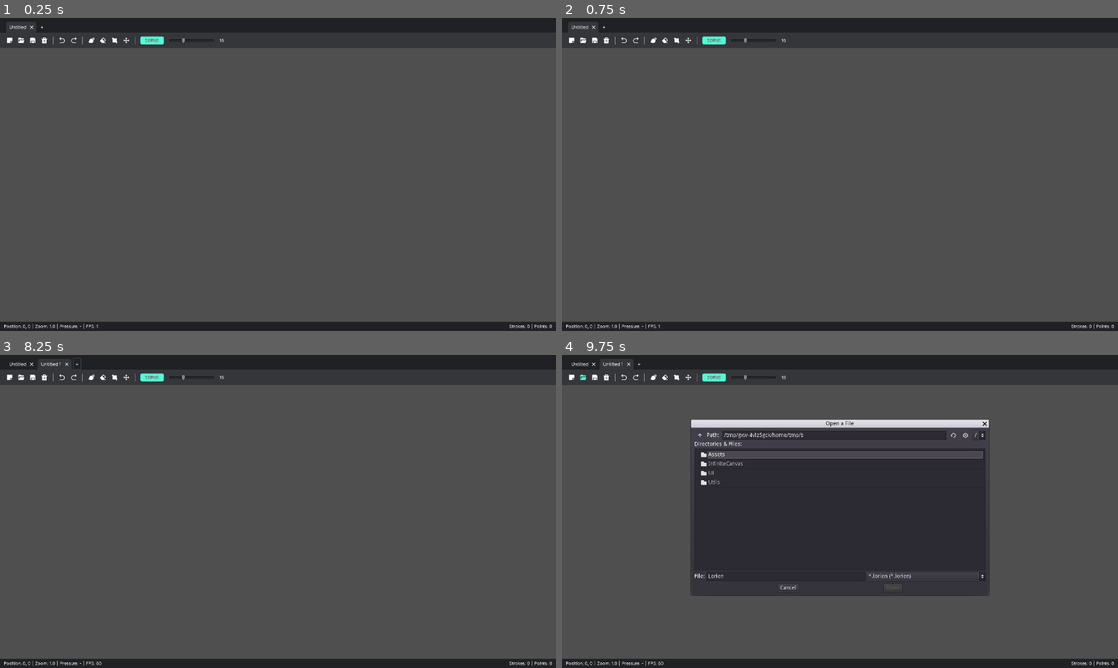
Above: before the commit, frames 1-4 (two rows, left to right).
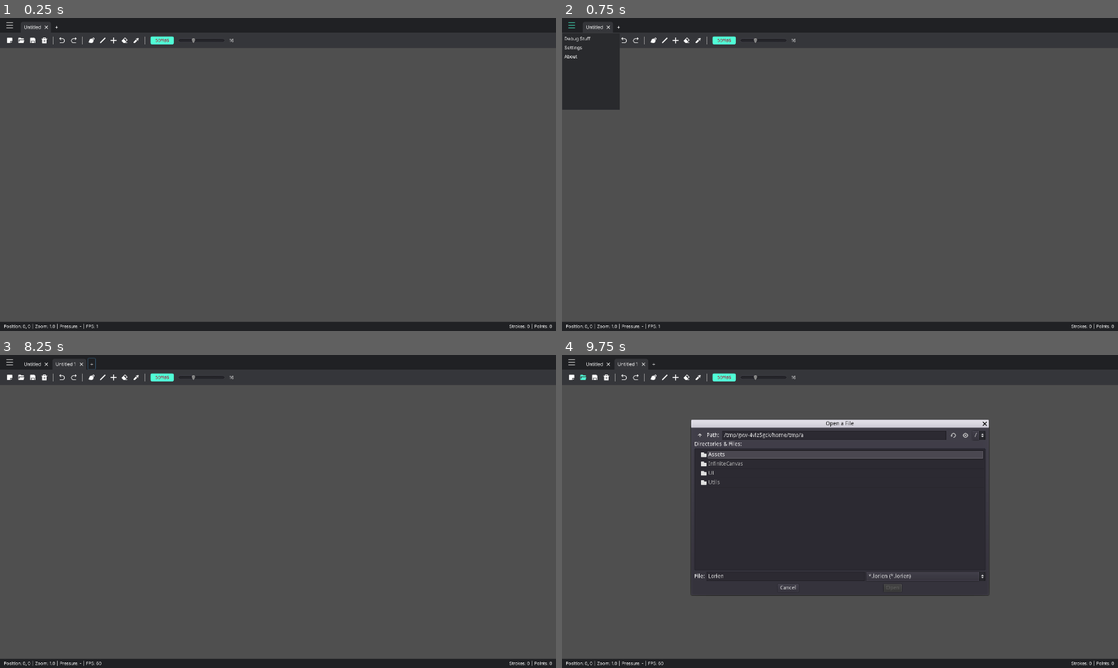
Above: after the commit, the same moments.

Repository: Epsilon0xCell/Lorien
Game: Godot game, scene res://Main.tscn
The game is run twice, just before and just after one commit, with the same random seed, the same clock (stepped at 60 frames per second) and the same inputs. The engine's default icon, where the game draws it, is replaced by a stand-in: a white triangle on a blue panel in a dark square.
Inputs (mouse positions are in pixels of both pictures, inside the frame that each line leads up to):
- Up to frame 1 (0.25 s): no input
- Up to frame 2 (0.75 s): click (573, 24) at 0.52 s
- Up to frame 3 (8.25 s): click (116, 376) at 1.27 s; click (100, 376) at 2.02 s; click (127, 376) at 2.77 s; click (111, 376) at 3.52 s; click "50ffd6" at 4.25 s; click (139, 376) at 5.02 s; click (11, 376) at 5.77 s; click (11, 376) at 6.52 s; click "Untitled" at 7.25 s; click "+" at 8 s
- Up to frame 4 (9.75 s): click "Untitled 1" at 8.75 s; click (584, 376) at 9.5 s

The runs differ from the first frame. In frame 1, 0.3% of the frame differs, in the area x 1-42%, y 1-9%; in frame 2, 2.4%, in the area x 0-42%, y 1-30%; in frame 3, 0.3%; in frame 4, 0.3%.

Commit message:
Refactoring

Diff:
--- a/lorien/Config.gd
+++ b/lorien/Config.gd
@@ -7,4 +7,3 @@
 const DEFAULT_BRUSH_COLOR 			:= Color("50ffd6")
 const DEFAULT_BRUSH_SIZE			:= 16
 const DEFAULT_FILE_DIALOG_PATH 		:= "C:/Users/mbrla/Desktop/Lorien"
-const DRAW_DEBUG_POINTS				:= false
--- a/lorien/InfiniteCanvas/InfiniteCanvas.gd
+++ b/lorien/InfiniteCanvas/InfiniteCanvas.gd
@@ -12,24 +12,24 @@
 	var current_brush_position: Vector2
 
 # -------------------------------------------------------------------------------------------------
-#onready var _viewport: Viewport = $Viewport
 onready var _line2d_container: Node2D = $Viewport/Strokes
 onready var _camera: Camera2D = $Viewport/Camera2D
 onready var _cursor: Node2D = $Viewport/BrushCursor
 
 export var pressure_curve: Curve
+export var brush_color := Color("50ffd6")
+export var brush_size := 16 setget set_brush_size
+export var draw_debug_points := false
 var _current_line_2d: Line2D
 var _brush_strokes := []
 var _current_brush_stroke: BrushStroke
 var info := Info.new()
 var _last_mouse_motion: InputEventMouseMotion
-var _current_brush_color := Config.DEFAULT_BRUSH_COLOR
-var _current_brush_size := Config.DEFAULT_BRUSH_SIZE
 var _is_enabled := false
 
 # -------------------------------------------------------------------------------------------------
 func _ready():
-	_cursor.change_size(_current_brush_size)
+	_cursor.change_size(brush_size)
 
 # -------------------------------------------------------------------------------------------------
 func _input(event: InputEvent) -> void:
@@ -41,9 +41,9 @@
 		if event is InputEventMouseButton:
 			if event.button_index == BUTTON_LEFT:
 				if event.pressed:
-					start_new_line(_current_brush_color, _current_brush_size)
+					start_new_line()
 				else:
-					end_line(Config.DRAW_DEBUG_POINTS)
+					end_line()
 
 # -------------------------------------------------------------------------------------------------
 func _physics_process(delta: float) -> void:
@@ -94,7 +94,7 @@
 	_is_enabled = false
 
 # -------------------------------------------------------------------------------------------------
-func start_new_line(brush_color: Color, brush_size: float = 6) -> void:
+func start_new_line() -> void:
 	_current_line_2d = _make_empty_line2d()
 	_current_line_2d.width = brush_size
 	_current_line_2d.default_color = brush_color
@@ -110,7 +110,7 @@
 	_current_brush_stroke.apply(_current_line_2d)
 
 # -------------------------------------------------------------------------------------------------
-func end_line(draw_debug_points: bool = true) -> void:
+func end_line() -> void:
 	if _current_line_2d != null:
 		if _current_line_2d.points.empty():
 			_line2d_container.call_deferred("remove_child", _current_line_2d)
@@ -137,7 +137,7 @@
 		s.global_position = p
 
 # -------------------------------------------------------------------------------------------------
-func add_strokes(strokes: Array, draw_debug_points: bool = true) -> void:
+func add_strokes(strokes: Array) -> void:
 	_brush_strokes.append_array(strokes)
 	for stroke in strokes:
 		var line := _make_empty_line2d()
@@ -159,13 +159,10 @@
 		_line2d_container.remove_child(line)
 		_brush_strokes.pop_back()
 
-# -------------------------------------------------------------------------------------------------
-func set_brush_color(color: Color) -> void:
-	_current_brush_color = color
 
 # -------------------------------------------------------------------------------------------------
 func set_brush_size(size: int) -> void:
-	_current_brush_size = size
+	brush_size = size
 	_cursor.change_size(size)
 
 # -------------------------------------------------------------------------------------------------
--- a/lorien/InfiniteCanvas/pressure_curve.tres
+++ b/lorien/InfiniteCanvas/pressure_curve.tres
@@ -1,4 +1,4 @@
 [gd_resource type="Curve" format=2]
 
 [resource]
-_data = [ Vector2( 0, 0.149123 ), 0.0, 0.0, 0, 0, Vector2( 0.68125, 0.508772 ), 1.24756, 1.24756, 0, 0, Vector2( 1, 1 ), 2.90727, 0.0, 0, 0 ]
+_data = [ Vector2( 0, 0.149123 ), 0.0, 0.0, 0, 0, Vector2( 0.68125, 0.508772 ), 1.12275, 1.12275, 0, 0, Vector2( 1, 1 ), 1.71336, 0.0, 0, 0 ]
--- a/lorien/Main.gd
+++ b/lorien/Main.gd
@@ -33,7 +33,7 @@
 
 # -------------------------------------------------------------------------------------------------
 func _on_brush_color_changed(color: Color) -> void:
-	_canvas.set_brush_color(color)
+	_canvas.brush_color = color
 
 # -------------------------------------------------------------------------------------------------
 func _on_brush_size_changed(size: int) -> void:
@@ -59,7 +59,7 @@
 
 	# add strokes to canvas
 	_canvas.clear()
-	_canvas.add_strokes(savefile.strokes, Config.DRAW_DEBUG_POINTS)
+	_canvas.add_strokes(savefile.strokes)
 
 # -------------------------------------------------------------------------------------------------
 func _on_save_file(filepath: String) -> void:
--- a/lorien/Main.tscn
+++ b/lorien/Main.tscn
@@ -77,10 +77,10 @@
 }
 
 [node name="ColorPicker" type="ColorPicker" parent="ColorpickerPopup/PanelContainer"]
-margin_left = 212.0
-margin_top = 212.0
-margin_right = 520.0
-margin_bottom = 650.0
+margin_left = 220.0
+margin_top = 220.0
+margin_right = 528.0
+margin_bottom = 658.0
 edit_alpha = false
 __meta__ = {
 "_edit_use_anchors_": false
--- /dev/null
+++ b/lorien/UI/Components/UIFlatTextureButton.gd
@@ -0,0 +1,24 @@
+extends TextureButton
+
+# -------------------------------------------------------------------------------------------------
+export var hover_tint := Color.white
+var _normal_tint: Color
+
+# -------------------------------------------------------------------------------------------------
+func _ready() -> void:
+	_normal_tint = self_modulate
+	connect("mouse_entered", self, "_on_mouse_entered")
+	connect("mouse_exited", self, "_on_mouse_exited")
+
+# -------------------------------------------------------------------------------------------------
+func _exit_tree() -> void:
+	disconnect("mouse_entered", self, "_on_mouse_entered")
+	disconnect("mouse_exited", self, "_on_mouse_exited")
+
+# -------------------------------------------------------------------------------------------------
+func _on_mouse_entered() -> void:
+	self_modulate = hover_tint
+
+# -------------------------------------------------------------------------------------------------
+func _on_mouse_exited() -> void:
+	self_modulate = _normal_tint
--- a/lorien/UI/Components/UIWindowButton.gd
+++ /dev/null
@@ -1,36 +0,0 @@
-tool
-extends Control
-class_name UIWindowButton
-
-signal pressed
-
-# -------------------------------------------------------------------------------------------------
-export var hover_background: Color
-export var hover_texture: Color
-export var texture: Texture
-
-onready var _background: ColorRect = $ColorRect
-onready var _texture_button: TextureButton = $TextureButton
-
-var _original_background_color: Color
-var _original_texture_color: Color
-
-# -------------------------------------------------------------------------------------------------
-func _ready():
-	_original_background_color = _background.color
-	_original_texture_color = _texture_button.self_modulate
-	_texture_button.texture_normal = texture
-
-# -------------------------------------------------------------------------------------------------
-func _on_TextureButton_mouse_entered():
-	_texture_button.self_modulate = hover_texture
-	_background.color = hover_background
-
-# -------------------------------------------------------------------------------------------------
-func _on_TextureButton_mouse_exited():
-	_texture_button.self_modulate = _original_texture_color
-	_background.color = _original_background_color
-
-# -------------------------------------------------------------------------------------------------
-func _on_TextureButton_pressed():
-	emit_signal("pressed")
--- a/lorien/UI/Components/UIWindowButton.tscn
+++ /dev/null
@@ -1,29 +0,0 @@
-[gd_scene load_steps=3 format=2]
-
-[ext_resource path="res://Assets/Icons/window_close_white.png" type="Texture" id=1]
-[ext_resource path="res://UI/Components/UIWindowButton.gd" type="Script" id=2]
-
-[node name="UIWindowButton" type="Control"]
-margin_right = 38.0
-margin_bottom = 38.0
-rect_min_size = Vector2( 38, 38 )
-script = ExtResource( 2 )
-__meta__ = {
-"_edit_use_anchors_": false
-}
-
-[node name="ColorRect" type="ColorRect" parent="."]
-anchor_right = 1.0
-anchor_bottom = 1.0
-color = Color( 1, 1, 1, 0 )
-
-[node name="TextureButton" type="TextureButton" parent="."]
-anchor_right = 1.0
-anchor_bottom = 1.0
-texture_normal = ExtResource( 1 )
-expand = true
-stretch_mode = 3
-
-[connection signal="mouse_entered" from="TextureButton" to="." method="_on_TextureButton_mouse_entered"]
-[connection signal="mouse_exited" from="TextureButton" to="." method="_on_TextureButton_mouse_exited"]
-[connection signal="pressed" from="TextureButton" to="." method="_on_TextureButton_pressed"]
--- a/lorien/UI/UITitlebar.gd
+++ b/lorien/UI/UITitlebar.gd
@@ -54,3 +54,7 @@
 	 # TODO; dont do this here. this should be handled in Main.gd or somewehre with business logic
 	var tab := add_tab("Untitled %s" % _file_tabs.get_child_count(), "")
 	set_tab_active(tab)
+
+# -------------------------------------------------------------------------------------------------
+func _on_MenuButton_pressed():
+	get_node(_menu_popup_path).popup()
--- a/lorien/UI/UITitlebar.tscn
+++ b/lorien/UI/UITitlebar.tscn
@@ -1,7 +1,9 @@
-[gd_scene load_steps=3 format=2]
+[gd_scene load_steps=5 format=2]
 
 [ext_resource path="res://UI/Themes/theme_dark.tres" type="Theme" id=1]
 [ext_resource path="res://UI/UITitlebar.gd" type="Script" id=2]
+[ext_resource path="res://Assets/Icons/menu_white.png" type="Texture" id=3]
+[ext_resource path="res://UI/Components/UIFlatTextureButton.gd" type="Script" id=4]
 
 [node name="UITitlebar" type="Panel"]
 anchor_right = 1.0
@@ -23,15 +25,35 @@
 "_edit_use_anchors_": false
 }
 
-[node name="VSeparator2" type="VSeparator" parent="Left"]
+[node name="VSeparator3" type="VSeparator" parent="Left"]
 margin_right = 12.0
 margin_bottom = 38.0
 mouse_filter = 2
 custom_constants/separation = 12
 
+[node name="MenuButton" type="TextureButton" parent="Left"]
+modulate = Color( 0.776471, 0.776471, 0.776471, 1 )
+margin_left = 16.0
+margin_top = 10.0
+margin_right = 34.0
+margin_bottom = 28.0
+size_flags_horizontal = 6
+size_flags_vertical = 6
+texture_normal = ExtResource( 3 )
+stretch_mode = 3
+script = ExtResource( 4 )
+hover_tint = Color( 0.313726, 1, 0.839216, 1 )
+
+[node name="VSeparator2" type="VSeparator" parent="Left"]
+margin_left = 38.0
+margin_right = 50.0
+margin_bottom = 38.0
+mouse_filter = 2
+custom_constants/separation = 12
+
 [node name="Tabs" type="HBoxContainer" parent="Left"]
-margin_left = 16.0
-margin_right = 66.0
+margin_left = 54.0
+margin_right = 104.0
 margin_bottom = 38.0
 rect_min_size = Vector2( 50, 38 )
 __meta__ = {
@@ -39,12 +61,13 @@
 }
 
 [node name="NewFileButton" type="Button" parent="Left"]
-margin_left = 70.0
+margin_left = 108.0
 margin_top = 8.0
-margin_right = 91.0
+margin_right = 129.0
 margin_bottom = 38.0
 size_flags_vertical = 8
 text = "+"
 flat = true
 
+[connection signal="pressed" from="Left/MenuButton" to="." method="_on_MenuButton_pressed"]
 [connection signal="pressed" from="Left/NewFileButton" to="." method="_on_NewFileButton_pressed"]
--- a/lorien/UI/UIToolbar.gd
+++ b/lorien/UI/UIToolbar.gd
@@ -45,7 +45,7 @@
 func _on_UndoButton_pressed(): emit_signal("undo_action")
 func _on_RedoButton_pressed(): emit_signal("redo_action")
 
-
+# -------------------------------------------------------------------------------------------------
 func _on_OpenFileButton_pressed():
 	var file_dialog: FileDialog = get_node(_file_dialog_path)
 	file_dialog.mode = FileDialog.MODE_OPEN_FILE
@@ -53,11 +53,11 @@
 	file_dialog.connect("popup_hide", self, "_on_file_dialog_closed")
 	file_dialog.popup_centered()
 
-
+# -------------------------------------------------------------------------------------------------
 func _on_file_selected_to_open(filepath: String) -> void:
 	emit_signal("open_file", filepath)
 
-
+# -------------------------------------------------------------------------------------------------
 func _on_SaveFileButton_pressed():
 	var file_dialog: FileDialog = get_node(_file_dialog_path)
 	file_dialog.mode = FileDialog.MODE_SAVE_FILE
@@ -65,50 +65,32 @@
 	file_dialog.connect("popup_hide", self, "_on_file_dialog_closed")
 	file_dialog.popup_centered()
 
-
+# -------------------------------------------------------------------------------------------------
 func _on_file_selected_to_save(filepath: String) -> void:
 	emit_signal("save_file", filepath)
 
-
+# -------------------------------------------------------------------------------------------------
 func _on_file_dialog_closed() -> void:
 	var file_dialog: FileDialog = get_node(_file_dialog_path)
 	Utils.remove_signal_connections(file_dialog, "file_selected")
 	Utils.remove_signal_connections(file_dialog, "popup_hide")
 
-
+# -------------------------------------------------------------------------------------------------
 func _on_ColorButton_pressed():
 	_color_picker_popup.popup()
 
-
+# -------------------------------------------------------------------------------------------------
 func _on_color_changed(color: Color) -> void:
 	_color_button.get("custom_styles/normal").bg_color = color
-
 	var text_color := color.inverted()
 	_color_button.set("custom_colors/font_color", text_color)
 	_color_button.set("custom_colors/font_color_hover", text_color)
 	_color_button.set("custom_colors/font_color_pressed", text_color)
 	_color_button.text = color.to_html(false)
-
 	emit_signal("brush_color_changed", color)
 
-
+# -------------------------------------------------------------------------------------------------
 func _on_BrushSizeSlider_value_changed(value: float):
 	var new_size := int(value)
 	_brush_size_label.text = "%d" % new_size
 	emit_signal("brush_size_changed", new_size)
-
-
-# Custom hover highlighting
-# -------------------------------------------------------------------------------------------------
-func _on_SaveFileButton_mouse_entered(): _save_button.modulate = BUTTON_HOVER_COLOR
-func _on_SaveFileButton_mouse_exited(): _save_button.modulate = BUTTON_NORMAL_COLOR
-func _on_OpenFileButton_mouse_entered(): _open_button.modulate = BUTTON_HOVER_COLOR
-func _on_OpenFileButton_mouse_exited(): _open_button.modulate = BUTTON_NORMAL_COLOR
-func _on_NewFileButton_mouse_entered(): _new_button.modulate = BUTTON_HOVER_COLOR
-func _on_NewFileButton_mouse_exited(): _new_button.modulate = BUTTON_NORMAL_COLOR
-func _on_ClearCanvasButton_mouse_entered(): _clear_canvas_button.modulate = BUTTON_HOVER_COLOR
-func _on_ClearCanvasButton_mouse_exited(): _clear_canvas_button.modulate = BUTTON_NORMAL_COLOR
-func _on_UndoButton_mouse_entered(): _undo_button.modulate = BUTTON_HOVER_COLOR
-func _on_UndoButton_mouse_exited(): _undo_button.modulate = BUTTON_NORMAL_COLOR
-func _on_RedoButton_mouse_entered(): _redo_button.modulate = BUTTON_HOVER_COLOR
-func _on_RedoButton_mouse_exited(): _redo_button.modulate = BUTTON_NORMAL_COLOR
--- a/lorien/UI/UIToolbar.tscn
+++ b/lorien/UI/UIToolbar.tscn
@@ -9,8 +9,10 @@
 [ext_resource path="res://Assets/Icons/undo_white.png" type="Texture" id=7]
 [ext_resource path="res://Assets/Icons/brush_white.png" type="Texture" id=8]
 [ext_resource path="res://Assets/Icons/eraser_white.png" type="Texture" id=9]
-[ext_resource path="res://Assets/Icons/select_white.png" type="Texture" id=10]
-[ext_resource path="res://Assets/Icons/drag_tool_white.png" type="Texture" id=11]
+[ext_resource path="res://Assets/Icons/color_picker.png" type="Texture" id=10]
+[ext_resource path="res://Assets/Icons/line_tool_white.png" type="Texture" id=11]
+[ext_resource path="res://Assets/Icons/fixed_line_tool.png" type="Texture" id=12]
+[ext_resource path="res://UI/Components/UIFlatTextureButton.gd" type="Script" id=13]
 [ext_resource path="res://Assets/Fonts/font_11.tres" type="DynamicFont" id=14]
 
 [sub_resource type="StyleBoxFlat" id=1]
@@ -62,6 +64,8 @@
 size_flags_horizontal = 4
 size_flags_vertical = 4
 texture_normal = ExtResource( 4 )
+script = ExtResource( 13 )
+hover_tint = Color( 0.313726, 1, 0.839216, 1 )
 
 [node name="OpenFileButton" type="TextureButton" parent="HBoxContainer"]
 margin_left = 46.0
@@ -72,6 +76,8 @@
 size_flags_horizontal = 4
 size_flags_vertical = 4
 texture_normal = ExtResource( 2 )
+script = ExtResource( 13 )
+hover_tint = Color( 0.313726, 1, 0.839216, 1 )
 
 [node name="SaveFileButton" type="TextureButton" parent="HBoxContainer"]
 margin_left = 76.0
@@ -82,6 +88,8 @@
 size_flags_horizontal = 4
 size_flags_vertical = 4
 texture_normal = ExtResource( 1 )
+script = ExtResource( 13 )
+hover_tint = Color( 0.313726, 1, 0.839216, 1 )
 
 [node name="ClearCanvasButton" type="TextureButton" parent="HBoxContainer"]
 margin_left = 106.0
@@ -92,6 +100,8 @@
 size_flags_horizontal = 4
 size_flags_vertical = 4
 texture_normal = ExtResource( 5 )
+script = ExtResource( 13 )
+hover_tint = Color( 0.313726, 1, 0.839216, 1 )
 
 [node name="VSeparator2" type="VSeparator" parent="HBoxContainer"]
 margin_left = 136.0
@@ -111,6 +121,8 @@
 size_flags_horizontal = 4
 size_flags_vertical = 4
 texture_normal = ExtResource( 7 )
+script = ExtResource( 13 )
+hover_tint = Color( 0.313726, 1, 0.839216, 1 )
 
 [node name="RedoButton" type="TextureButton" parent="HBoxContainer"]
 margin_left = 182.0
@@ -121,6 +133,8 @@
 size_flags_horizontal = 4
 size_flags_vertical = 4
 texture_normal = ExtResource( 6 )
+script = ExtResource( 13 )
+hover_tint = Color( 0.313726, 1, 0.839216, 1 )
 
 [node name="VSeparator3" type="VSeparator" parent="HBoxContainer"]
 margin_left = 212.0
@@ -140,40 +154,60 @@
 size_flags_horizontal = 4
 size_flags_vertical = 4
 texture_normal = ExtResource( 8 )
+script = ExtResource( 13 )
+hover_tint = Color( 0.313726, 1, 0.839216, 1 )
+
+[node name="LineButton" type="TextureButton" parent="HBoxContainer"]
+margin_left = 258.0
+margin_top = 12.0
+margin_right = 274.0
+margin_bottom = 28.0
+hint_tooltip = "Brush Tool"
+size_flags_horizontal = 4
+size_flags_vertical = 4
+texture_normal = ExtResource( 11 )
+script = ExtResource( 13 )
+hover_tint = Color( 0.313726, 1, 0.839216, 1 )
+
+[node name="FixedLineButton" type="TextureButton" parent="HBoxContainer"]
+margin_left = 286.0
+margin_top = 12.0
+margin_right = 302.0
+margin_bottom = 28.0
+hint_tooltip = "Brush Tool"
+size_flags_horizontal = 4
+size_flags_vertical = 4
+texture_normal = ExtResource( 12 )
+script = ExtResource( 13 )
+hover_tint = Color( 0.313726, 1, 0.839216, 1 )
 
 [node name="EraserButton" type="TextureButton" parent="HBoxContainer"]
-margin_left = 258.0
-margin_top = 11.0
-margin_right = 276.0
+margin_left = 314.0
+margin_top = 11.0
+margin_right = 332.0
 margin_bottom = 29.0
 hint_tooltip = "Eraser Tool"
 size_flags_horizontal = 4
 size_flags_vertical = 4
 texture_normal = ExtResource( 9 )
-
-[node name="SelectionButton" type="TextureButton" parent="HBoxContainer"]
-margin_left = 288.0
-margin_top = 11.0
-margin_right = 306.0
-margin_bottom = 29.0
-hint_tooltip = "Selection Tool"
+script = ExtResource( 13 )
+hover_tint = Color( 0.313726, 1, 0.839216, 1 )
+
+[node name="ColorPickerButton" type="TextureButton" parent="HBoxContainer"]
+margin_left = 344.0
+margin_top = 11.0
+margin_right = 362.0
+margin_bottom = 29.0
+hint_tooltip = "Eraser Tool"
 size_flags_horizontal = 4
 size_flags_vertical = 4
 texture_normal = ExtResource( 10 )
-
-[node name="DragToolButton" type="TextureButton" parent="HBoxContainer"]
-margin_left = 318.0
-margin_top = 11.0
-margin_right = 336.0
-margin_bottom = 29.0
-hint_tooltip = "Drag Tool"
-size_flags_horizontal = 4
-size_flags_vertical = 4
-texture_normal = ExtResource( 11 )
+script = ExtResource( 13 )
+hover_tint = Color( 0.313726, 1, 0.839216, 1 )
 
 [node name="VSeparator4" type="VSeparator" parent="HBoxContainer"]
-margin_left = 348.0
-margin_right = 352.0
+margin_left = 374.0
+margin_right = 378.0
 margin_bottom = 40.0
 custom_styles/separator = SubResource( 3 )
 __meta__ = {
@@ -181,9 +215,9 @@
 }
 
 [node name="ColorButton" type="Button" parent="HBoxContainer"]
-margin_left = 364.0
+margin_left = 390.0
 margin_top = 10.0
-margin_right = 424.0
+margin_right = 450.0
 margin_bottom = 30.0
 rect_min_size = Vector2( 60, 20 )
 size_flags_vertical = 4
@@ -202,9 +236,9 @@
 }
 
 [node name="BrushSizeSlider" type="HSlider" parent="HBoxContainer"]
-margin_left = 436.0
+margin_left = 462.0
 margin_top = 10.0
-margin_right = 556.0
+margin_right = 582.0
 margin_bottom = 30.0
 rect_min_size = Vector2( 120, 20 )
 size_flags_horizontal = 4
@@ -214,30 +248,18 @@
 value = 5.0
 
 [node name="BrushSizeLabel" type="Label" parent="HBoxContainer"]
-margin_left = 568.0
+margin_left = 594.0
 margin_top = 13.0
-margin_right = 580.0
+margin_right = 606.0
 margin_bottom = 27.0
 custom_fonts/font = ExtResource( 14 )
 text = "12"
 
-[connection signal="mouse_entered" from="HBoxContainer/NewFileButton" to="." method="_on_NewFileButton_mouse_entered"]
-[connection signal="mouse_exited" from="HBoxContainer/NewFileButton" to="." method="_on_NewFileButton_mouse_exited"]
 [connection signal="pressed" from="HBoxContainer/NewFileButton" to="." method="_on_NewFileButton_pressed"]
-[connection signal="mouse_entered" from="HBoxContainer/OpenFileButton" to="." method="_on_OpenFileButton_mouse_entered"]
-[connection signal="mouse_exited" from="HBoxContainer/OpenFileButton" to="." method="_on_OpenFileButton_mouse_exited"]
 [connection signal="pressed" from="HBoxContainer/OpenFileButton" to="." method="_on_OpenFileButton_pressed"]
-[connection signal="mouse_entered" from="HBoxContainer/SaveFileButton" to="." method="_on_SaveFileButton_mouse_entered"]
-[connection signal="mouse_exited" from="HBoxContainer/SaveFileButton" to="." method="_on_SaveFileButton_mouse_exited"]
 [connection signal="pressed" from="HBoxContainer/SaveFileButton" to="." method="_on_SaveFileButton_pressed"]
-[connection signal="mouse_entered" from="HBoxContainer/ClearCanvasButton" to="." method="_on_ClearCanvasButton_mouse_entered"]
-[connection signal="mouse_exited" from="HBoxContainer/ClearCanvasButton" to="." method="_on_ClearCanvasButton_mouse_exited"]
 [connection signal="pressed" from="HBoxContainer/ClearCanvasButton" to="." method="_on_ClearCanvasButton_pressed"]
-[connection signal="mouse_entered" from="HBoxContainer/UndoButton" to="." method="_on_UndoButton_mouse_entered"]
-[connection signal="mouse_exited" from="HBoxContainer/UndoButton" to="." method="_on_UndoButton_mouse_exited"]
 [connection signal="pressed" from="HBoxContainer/UndoButton" to="." method="_on_UndoButton_pressed"]
-[connection signal="mouse_entered" from="HBoxContainer/RedoButton" to="." method="_on_RedoButton_mouse_entered"]
-[connection signal="mouse_exited" from="HBoxContainer/RedoButton" to="." method="_on_RedoButton_mouse_exited"]
 [connection signal="pressed" from="HBoxContainer/RedoButton" to="." method="_on_RedoButton_pressed"]
 [connection signal="pressed" from="HBoxContainer/ColorButton" to="." method="_on_ColorButton_pressed"]
 [connection signal="value_changed" from="HBoxContainer/BrushSizeSlider" to="." method="_on_BrushSizeSlider_value_changed"]
--- a/lorien/Utils/LorienIO.gd
+++ b/lorien/Utils/LorienIO.gd
@@ -81,7 +81,7 @@
 # TODO: this needs some error handling!
 func _read_from_binary_file(file: File) -> Savefile:
 	# Meta data
-	var version_number := file.get_32()
+	var _version_number := file.get_32()
 	var meta_data_str = file.get_pascal_string()
 	var meta_data := _metadata_str_to_dict(meta_data_str)
 
--- a/lorien/project.godot
+++ b/lorien/project.godot
@@ -43,11 +43,6 @@
 "class": "UIToolbar",
 "language": "GDScript",
 "path": "res://UI/UIToolbar.gd"
-}, {
-"base": "Control",
-"class": "UIWindowButton",
-"language": "GDScript",
-"path": "res://UI/Components/UIWindowButton.gd"
 } ]
 _global_script_class_icons={
 "BrushStroke": "",
@@ -56,8 +51,7 @@
 "UIStatusbar": "",
 "UITab": "",
 "UITitlebar": "",
-"UIToolbar": "",
-"UIWindowButton": ""
+"UIToolbar": ""
 }
 
 [application]
Binary file removed: lorien/Assets/Icons/drag_tool_white.png
Binary file added: lorien/Assets/Icons/fixed_line_tool.png
Not shown, changed: lorien/Assets/Icons/fixed_line_tool.png.import
Binary file added: lorien/Assets/Icons/line_tool_white.png
Not shown, changed: lorien/Assets/Icons/line_tool_white.png.import
Binary file added: lorien/Assets/Icons/menu_white.png
Not shown, added: lorien/Assets/Icons/menu_white.png.import
Binary file removed: lorien/Assets/Icons/select_white.png
Not shown: 1 places in lorien/UI/UIToolbar.tscn that only renumber resources
